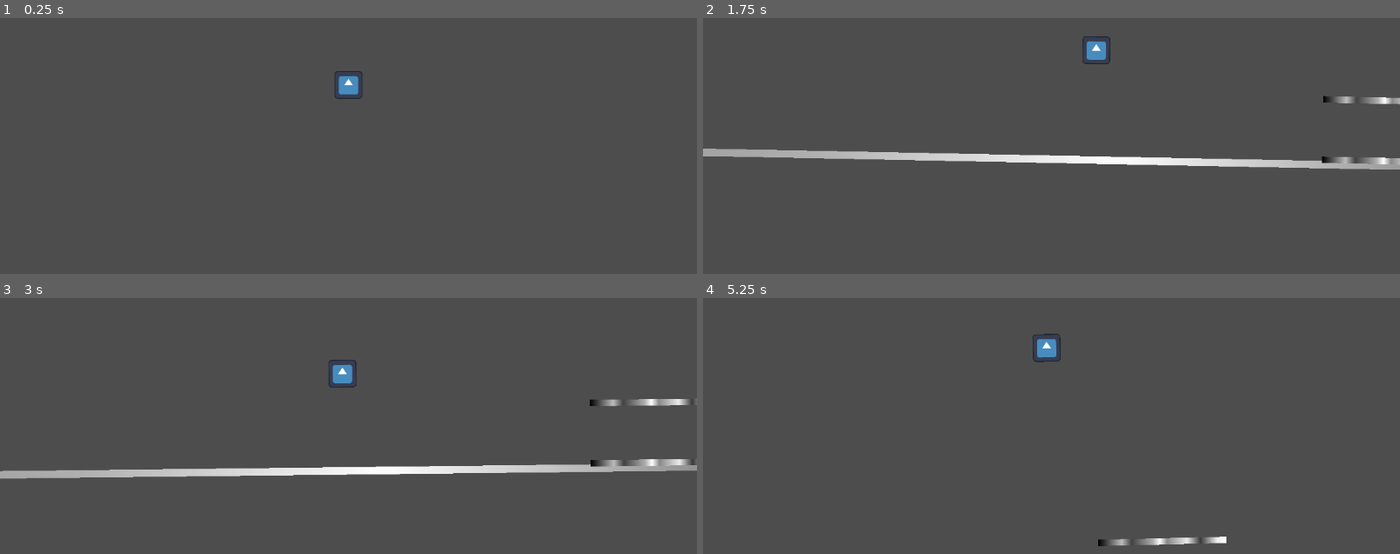
Above: before the commit, frames 1-4 (two rows, left to right).
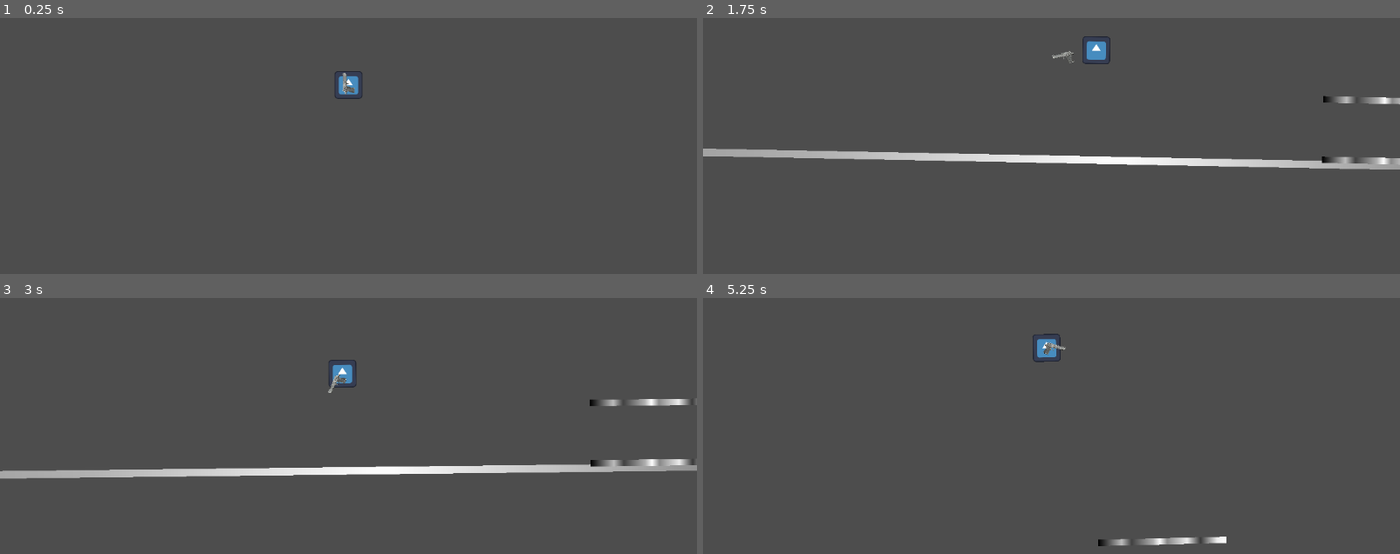
Above: after the commit, the same moments.

Repository: MemeCake789/RETCON
Game: Godot game, scene res://Scenes/root.tscn
The game is run twice, just before and just after one commit, with the same random seed, the same clock (stepped at 60 frames per second) and the same inputs. The engine's default icon, where the game draws it, is replaced by a stand-in: a white triangle on a blue panel in a dark square.
Inputs (mouse positions are in pixels of both pictures, inside the frame that each line leads up to):
- Up to frame 1 (0.25 s): no input
- Up to frame 2 (1.75 s): move the mouse to (1204, 58) at 0.52 s; hold D (Move_Right) from 0.53 s (still down); tap W (Jump) at 0.77, 1.52 s; move the mouse to (912, 97) at 1.27 s
- Up to frame 3 (3 s): move the mouse to (outside the picture) at 2.02 s; release D (Move_Right) at 2.03 s; hold Left (Move_Left) 2.03-2.78 s; move the mouse to (313, 436) at 2.77 s; hold D (Move_Right) from 2.78 s (still down)
- Up to frame 4 (5.25 s): tap W (Jump) at 3.02, 3.77, 4.52 s; move the mouse to (1260, 418) at 3.52 s; move the mouse to (842, 300) at 4.27 s; release D (Move_Right) at 4.28 s; hold Left (Move_Left) 4.28-5.03 s; move the mouse to (1086, 359) at 5.02 s; hold D (Move_Right) from 5.03 s (still down)

The runs differ from the first frame. In frame 1, less than 0.1% of the frame differs, in the area x 49-51%, y 21-30%; in frame 2, less than 0.1%; in frame 3, less than 0.1%; in frame 4, less than 0.1%.

Commit message:
Added gun movement (rotation, offset)

Diff:
--- /dev/null
+++ b/Scenes/gun.gd
@@ -0,0 +1,32 @@
+extends Node2D
+
+@onready var gun_sprite: Sprite2D = $GunSprite
+
+# max_offset is the max distance that the gun can go,
+# and max_distance is how far the mouse has to be from the gun to reach the max_offset value.
+
+@export var max_offset		: Vector2 	= Vector2(70, 0)
+@export var max_distance	: float 	= 400.0
+@export var rotation_speed	: float 	= 0.6
+
+func _ready() -> void:
+	pass
+
+func _process(delta: float) -> void:
+	var mouse_pos = get_global_mouse_position()
+
+	apply_rotation(mouse_pos)
+	apply_offset(mouse_pos)
+
+func apply_offset(mouse_position: Vector2) -> void:
+	var distance_to_mouse = global_position.distance_to(mouse_position)
+	var offset_ratio = clamp(distance_to_mouse / max_distance, 0.0, 1.0)
+	gun_sprite.position = lerp(Vector2.ZERO, max_offset, offset_ratio)
+
+func apply_rotation(mouse_position: Vector2) -> void:
+	var target_dir: float = (mouse_position - global_position).angle()
+	rotation = lerp_angle(rotation, target_dir, rotation_speed)
+	var normalized_degrees = fmod(rad_to_deg(rotation) + 360.0, 360.0)
+
+	#flip da gun if its on the left side of player
+	gun_sprite.flip_v = (normalized_degrees > 90 and normalized_degrees < 270)
--- a/Scenes/root.tscn
+++ b/Scenes/root.tscn
@@ -1,8 +1,10 @@
-[gd_scene load_steps=8 format=3 uid="uid://dt2ne53qelvns"]
+[gd_scene load_steps=10 format=3 uid="uid://dt2ne53qelvns"]
 
 [ext_resource type="Script" uid="uid://2u8jtq11umd0" path="res://Scripts/PlayerController.gd" id="1_8pvmw"]
 [ext_resource type="Texture2D" uid="uid://bkc0c714b7g50" path="res://Assets/icon.svg" id="2_vnucn"]
 [ext_resource type="Script" uid="uid://c7it2dcggmk3i" path="res://Scripts/CameraController.gd" id="3_vnucn"]
+[ext_resource type="Script" uid="uid://cop2p45f6pvjt" path="res://Scenes/gun.gd" id="4_4g5cr"]
+[ext_resource type="Texture2D" uid="uid://bbp27wyacj15g" path="res://Assets/Deagle.webp" id="4_c3mwy"]
 
 [sub_resource type="RectangleShape2D" id="RectangleShape2D_fpdt3"]
 size = Vector2(46, 46)
@@ -34,6 +36,18 @@
 position_smoothing_enabled = true
 position_smoothing_speed = 10.0
 script = ExtResource("3_vnucn")
+
+[node name="Gun" type="Node2D" parent="Player"]
+script = ExtResource("4_4g5cr")
+
+[node name="GunSprite" type="Sprite2D" parent="Player/Gun"]
+position = Vector2(44.2245, 0)
+scale = Vector2(0.03, 0.03)
+texture = ExtResource("4_c3mwy")
+
+[node name="ShootPoint" type="Marker2D" parent="Player/Gun/GunSprite"]
+position = Vector2(614.333, -239.667)
+scale = Vector2(33.3333, 33.3333)
 
 [node name="Map" type="Node2D" parent="."]
 
Binary file added: Assets/Deagle.webp
Not shown, added: Assets/Deagle.webp.import
Not shown, added: Scenes/gun.gd.uid
